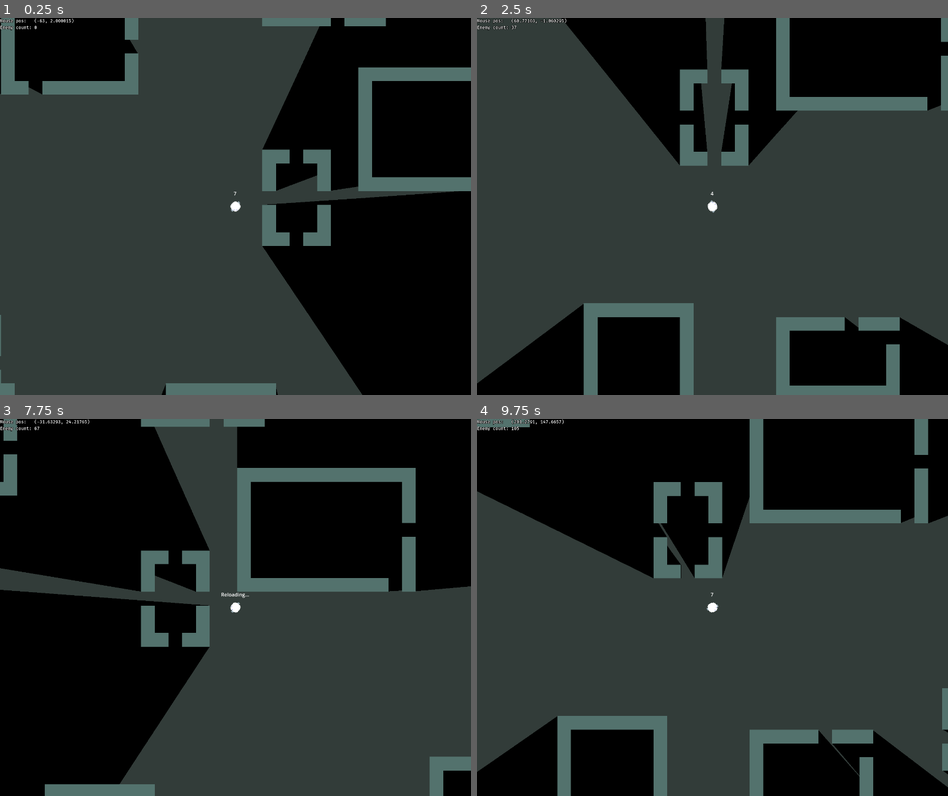
Above: before the commit, frames 1-4 (two rows, left to right).
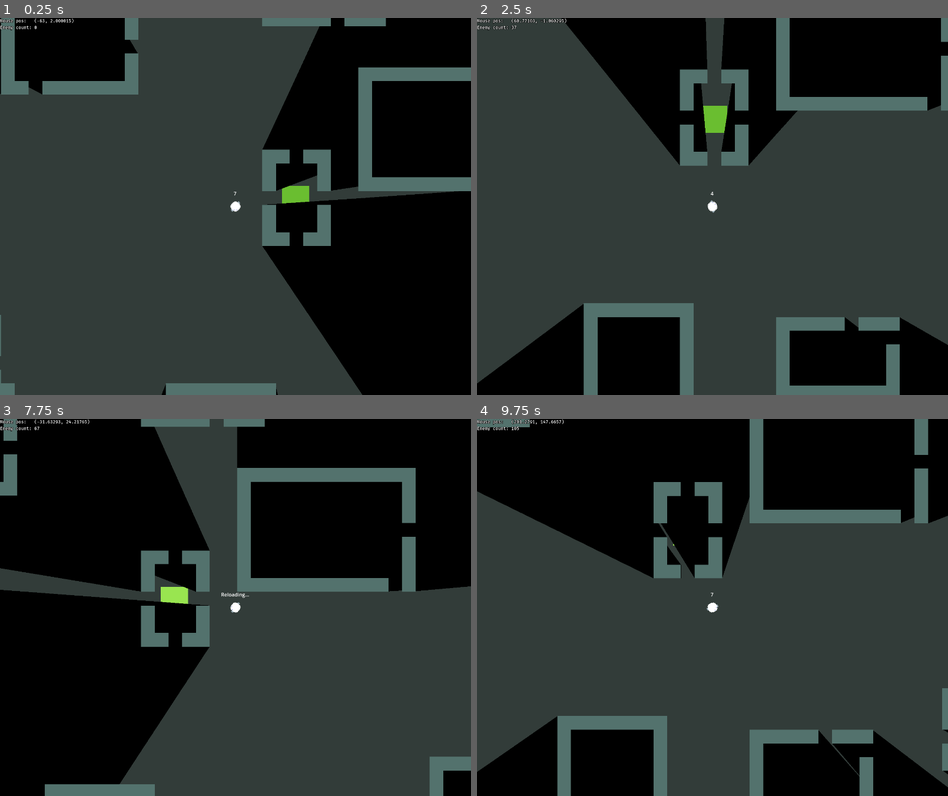
Above: after the commit, the same moments.

Repository: NomadicDaggy/procgen1
Game: Godot game, scene res://scenes/world.tscn
Two runs of this game, one before a commit and one after it. Both use one fixed random seed, a clock stepped at 60 frames per second and the inputs below.
Inputs (mouse positions are in pixels of both pictures, inside the frame that each line leads up to):
- Up to frame 1 (0.25 s): no input
- Up to frame 2 (2.5 s): tap Enter at 0.5 s; move the mouse to (816, 187) at 0.52 s; press the mouse at (816, 187) at 0.53 s; hold D (move_right) 0.53-1.28 s; move the mouse to (618, 225) at 1.27 s; release the mouse at (618, 225) at 1.28 s; hold S (move_down) 1.28-2.03 s; tap Middle mouse button (middle_mouse_btn) at 1.35 s; move the mouse to (759, 123) at 2.02 s; hold D (move_right) from 2.03 s (still down); tap Mouse wheel down (scroll_down) at 2.1 s
- Up to frame 3 (7.75 s): move the mouse to (211, 682) at 2.77 s; release D (move_right) at 2.78 s; hold W (move_up) 2.78-3.53 s; tap Mouse wheel up (scroll_up) at 2.85, 6.6 s; move the mouse to (376, 664) at 3.52 s; hold A (move_left) 3.53-5.03 s; tap C (toggle_camera) at 3.6, 7.35 s; tap R (reload) at 4.15 s; tap Space at 4.25, 5.75, 7.25 s; move the mouse to (94, 550) at 4.27 s; click (94, 550) at 4.35 s; tap Enter at 5, 6.5 s; move the mouse to (259, 607) at 5.02 s; hold S (move_down) 5.03-5.78 s; hold Middle mouse button (middle_mouse_btn) 5.03-5.78 s; move the mouse to (164, 513) at 5.77 s; hold D (move_right) 5.78-6.53 s; tap Mouse wheel down (scroll_down) at 5.85 s; move the mouse to (339, 588) at 6.52 s; hold W (move_up) 6.53-7.28 s; move the mouse to (141, 626) at 7.27 s; hold D (move_right) from 7.28 s (still down)
- Up to frame 4 (9.75 s): move the mouse to (759, 524) at 8.02 s; release D (move_right) at 8.03 s; press the mouse at (759, 524) at 8.03 s; hold S (move_down) 8.03-8.78 s; move the mouse to (688, 682) at 8.77 s; release the mouse at (688, 682) at 8.78 s; hold A (move_left) 8.78-9.53 s; tap Middle mouse button (middle_mouse_btn) at 8.85 s; move the mouse to (853, 664) at 9.52 s; hold W (move_up) from 9.53 s (still down); tap Mouse wheel down (scroll_down) at 9.6 s

The runs differ from the first frame. In frame 1, 0.3% of the frame differs, in the area x 59-66%, y 44-50%; in frame 2, 0.3%, in the area x 48-54%, y 23-31%; in frame 3, 0.2%; in frame 4, less than 0.1%.

Commit message:
add extract placeholder, reorganize ui into separate scene

Diff:
--- a/project.godot
+++ b/project.godot
@@ -30,6 +30,10 @@
 
 window/size/viewport_width=1500
 window/size/viewport_height=1200
+
+[filesystem]
+
+import/blender/enabled=false
 
 [input]
 
@@ -90,6 +94,7 @@
 2d_physics/layer_1="walls"
 2d_physics/layer_2="player"
 2d_physics/layer_3="enemy"
+2d_physics/layer_5="Extract"
 2d_physics/layer_6="bullet"
 2d_physics/layer_7="player_and_enemy"
 
--- /dev/null
+++ b/scenes/extract.tscn
@@ -0,0 +1,44 @@
+[gd_scene load_steps=7 format=3 uid="uid://63xjq4nv1uhx"]
+
+[ext_resource type="Script" path="res://scripts/extract.gd" id="1_ewnjm"]
+[ext_resource type="Texture2D" uid="uid://x6fee8su30kj" path="res://assets/ts1.png" id="1_h8knc"]
+
+[sub_resource type="RectangleShape2D" id="RectangleShape2D_tgpx1"]
+size = Vector2(32, 32)
+
+[sub_resource type="AtlasTexture" id="AtlasTexture_eb7el"]
+atlas = ExtResource("1_h8knc")
+region = Rect2(0, 16, 32, 32)
+
+[sub_resource type="AtlasTexture" id="AtlasTexture_en26u"]
+atlas = ExtResource("1_h8knc")
+region = Rect2(32, 16, 32, 32)
+
+[sub_resource type="SpriteFrames" id="SpriteFrames_jcuge"]
+animations = [{
+"frames": [{
+"duration": 1.0,
+"texture": SubResource("AtlasTexture_eb7el")
+}, {
+"duration": 1.0,
+"texture": SubResource("AtlasTexture_en26u")
+}],
+"loop": true,
+"name": &"default",
+"speed": 1.0
+}]
+
+[node name="Extract" type="Area2D"]
+collision_layer = 16
+collision_mask = 3
+script = ExtResource("1_ewnjm")
+
+[node name="CollisionShape2D" type="CollisionShape2D" parent="."]
+shape = SubResource("RectangleShape2D_tgpx1")
+
+[node name="AnimatedSprite2D" type="AnimatedSprite2D" parent="."]
+sprite_frames = SubResource("SpriteFrames_jcuge")
+autoplay = "default"
+frame_progress = 0.754333
+
+[connection signal="body_entered" from="." to="." method="_on_body_entered"]
--- /dev/null
+++ b/scenes/ui.tscn
@@ -0,0 +1,26 @@
+[gd_scene load_steps=4 format=3 uid="uid://gs723esr23mr"]
+
+[ext_resource type="FontFile" uid="uid://dmhp7vho1grrx" path="res://assets/FiraMono-Medium.ttf" id="1_06co6"]
+[ext_resource type="Script" path="res://scripts/ui.gd" id="1_gobil"]
+
+[sub_resource type="LabelSettings" id="LabelSettings_iygm6"]
+font = ExtResource("1_06co6")
+font_size = 14
+outline_size = 5
+outline_color = Color(0, 0, 0, 1)
+
+[node name="UI" type="CanvasLayer"]
+script = ExtResource("1_gobil")
+
+[node name="Debug" type="Label" parent="."]
+offset_right = 40.0
+offset_bottom = 23.0
+label_settings = SubResource("LabelSettings_iygm6")
+
+[node name="PlayerInfo" type="Label" parent="."]
+offset_left = 670.0
+offset_top = 341.0
+offset_right = 769.0
+offset_bottom = 411.0
+horizontal_alignment = 1
+vertical_alignment = 2
--- a/scenes/world.tscn
+++ b/scenes/world.tscn
@@ -1,12 +1,12 @@
-[gd_scene load_steps=14 format=3 uid="uid://bg8vu4vo2pjsk"]
+[gd_scene load_steps=13 format=3 uid="uid://bg8vu4vo2pjsk"]
 
 [ext_resource type="Texture2D" uid="uid://x6fee8su30kj" path="res://assets/ts1.png" id="1_5lnke"]
 [ext_resource type="Script" path="res://scripts/game_manager.gd" id="1_uo411"]
 [ext_resource type="Script" path="res://scripts/map.gd" id="2_6xld6"]
 [ext_resource type="PackedScene" uid="uid://cbjk1vccn32a4" path="res://scenes/player.tscn" id="3_m2xfy"]
-[ext_resource type="Script" path="res://scripts/ui.gd" id="4_q5nlr"]
-[ext_resource type="FontFile" uid="uid://dmhp7vho1grrx" path="res://assets/FiraMono-Medium.ttf" id="5_vanpt"]
+[ext_resource type="PackedScene" uid="uid://63xjq4nv1uhx" path="res://scenes/extract.tscn" id="3_rlqbp"]
 [ext_resource type="Script" path="res://scripts/freecam.gd" id="7_kml0k"]
+[ext_resource type="PackedScene" uid="uid://gs723esr23mr" path="res://scenes/ui.tscn" id="7_qniic"]
 
 [sub_resource type="NavigationPolygon" id="NavigationPolygon_ktfvu"]
 outlines = Array[PackedVector2Array]([PackedVector2Array(-26426, -16115, 29510, -16403, 29222, 13645, -25786, 12845)])
@@ -70,12 +70,6 @@
 [sub_resource type="RectangleShape2D" id="RectangleShape2D_0ncgd"]
 size = Vector2(144, 132)
 
-[sub_resource type="LabelSettings" id="LabelSettings_2hsjs"]
-font = ExtResource("5_vanpt")
-font_size = 14
-outline_size = 5
-outline_color = Color(0, 0, 0, 1)
-
 [node name="world" type="Node2D"]
 
 [node name="NavigationRegion2D" type="NavigationRegion2D" parent="."]
@@ -107,6 +101,9 @@
 shape = SubResource("RectangleShape2D_0ncgd")
 debug_color = Color(0, 0.6, 0.701961, 0.419608)
 
+[node name="Extract" parent="NavigationRegion2D" instance=ExtResource("3_rlqbp")]
+position = Vector2(14, -13)
+
 [node name="GameManager" type="Node2D" parent="."]
 script = ExtResource("1_uo411")
 
@@ -116,22 +113,6 @@
 
 [node name="Enemies" type="Node2D" parent="GameManager"]
 z_index = 500
-
-[node name="UI" type="CanvasLayer" parent="."]
-script = ExtResource("4_q5nlr")
-
-[node name="Debug" type="Label" parent="UI"]
-offset_right = 40.0
-offset_bottom = 23.0
-label_settings = SubResource("LabelSettings_2hsjs")
-
-[node name="PlayerInfo" type="Label" parent="UI"]
-offset_left = 670.0
-offset_top = 341.0
-offset_right = 769.0
-offset_bottom = 411.0
-horizontal_alignment = 1
-vertical_alignment = 2
 
 [node name="CanvasModulate" type="CanvasModulate" parent="."]
 visible = false
@@ -151,8 +132,14 @@
 zoom = Vector2(2, 2)
 script = ExtResource("7_kml0k")
 
+[node name="UI" parent="." node_paths=PackedStringArray("player") instance=ExtResource("7_qniic")]
+player = NodePath("../Player")
+
 [connection signal="bake_finished" from="NavigationRegion2D" to="UI" method="_on_navigation_region_2d_bake_finished"]
 [connection signal="navigation_polygon_changed" from="NavigationRegion2D" to="UI" method="_on_navigation_region_2d_navigation_polygon_changed"]
 [connection signal="map_ready" from="NavigationRegion2D/Map" to="GameManager" method="_on_map_map_ready"]
+[connection signal="extract_entered" from="NavigationRegion2D/Extract" to="GameManager" method="_on_extract_extract_entered"]
 [connection signal="timeout" from="GameManager/EnemySpawnTimer" to="GameManager" method="_on_enemy_spawn_timer_timeout"]
 [connection signal="player_info_text_changed" from="Player" to="UI" method="_on_player_player_info_text_changed"]
+
+[editable path="UI"]
--- a/scripts/bullet.gd
+++ b/scripts/bullet.gd
@@ -15,6 +15,7 @@
 func _physics_process(delta):
 	position += direction * delta * bullet_speed
 
+	# TODO: raycast is immediate, but bullet has flight time.
 	var ray_result = G.raycast_to_pos(global_position, shooter.global_position, 7)
 	if ray_result and ray_result["collider"].is_in_group("shootable"):
 		_on_body_entered(ray_result["collider"])
--- /dev/null
+++ b/scripts/extract.gd
@@ -0,0 +1,9 @@
+extends Area2D
+
+signal extract_entered
+
+func _on_body_entered(body):
+	if body.name != G.PLAYER_NAME:
+		return
+
+	extract_entered.emit()
--- a/scripts/game_manager.gd
+++ b/scripts/game_manager.gd
@@ -46,3 +46,7 @@
 		return
 
 	spawn_enemy(pos)
+
+
+func _on_extract_extract_entered():
+	print("CONGRATZ")
--- a/scripts/ui.gd
+++ b/scripts/ui.gd
@@ -3,16 +3,15 @@
 @onready var world = $".."
 @onready var debug: Label = $Debug
 @onready var navigation_region: NavigationRegion2D = $"../NavigationRegion2D"
-@onready var player_info: Node = $PlayerInfo
 @onready var enemies: Node2D = $"../GameManager/Enemies"
-@onready var player: CharacterBody2D = $"../Player"
+@onready var player_info = $PlayerInfo
+
+@export var player: CharacterBody2D
 
 
 # Called when the node enters the scene tree for the first time.
 func _ready():
-	#player_info.set_position(player.position)
-	#follow_viewport_enabled = true
-	pass
+	call_deferred("_on_player_player_info_text_changed", str(player.shots_in_mag))
 
 
 # Called every frame. 'delta' is the elapsed time since the previous frame.
@@ -38,4 +37,5 @@
 
 
 func _on_player_player_info_text_changed(text):
-	player_info.text = text
+	if player_info:
+		player_info.text = text
Binary file changed: assets/ts1.aseprite
Binary file changed: assets/ts1.png
